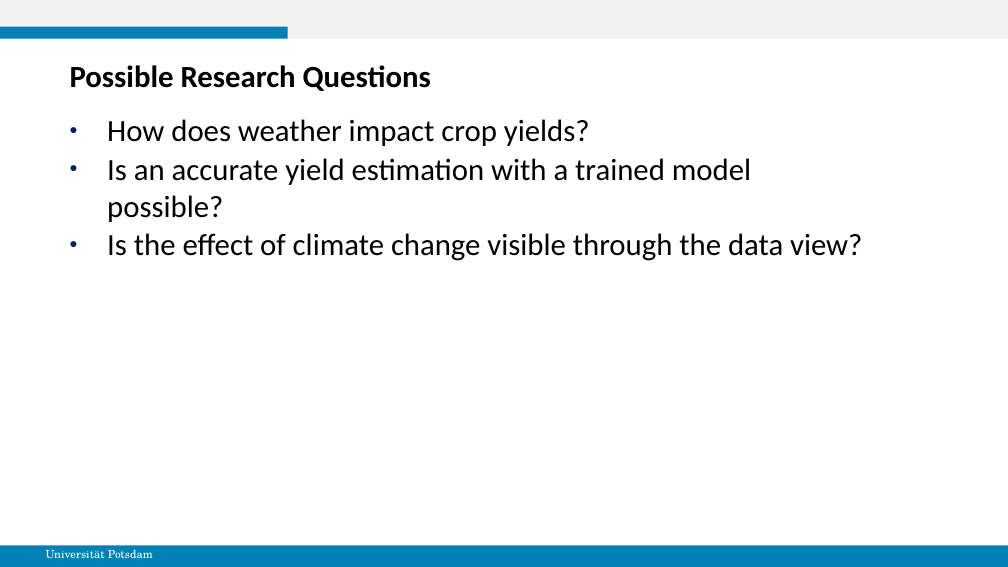
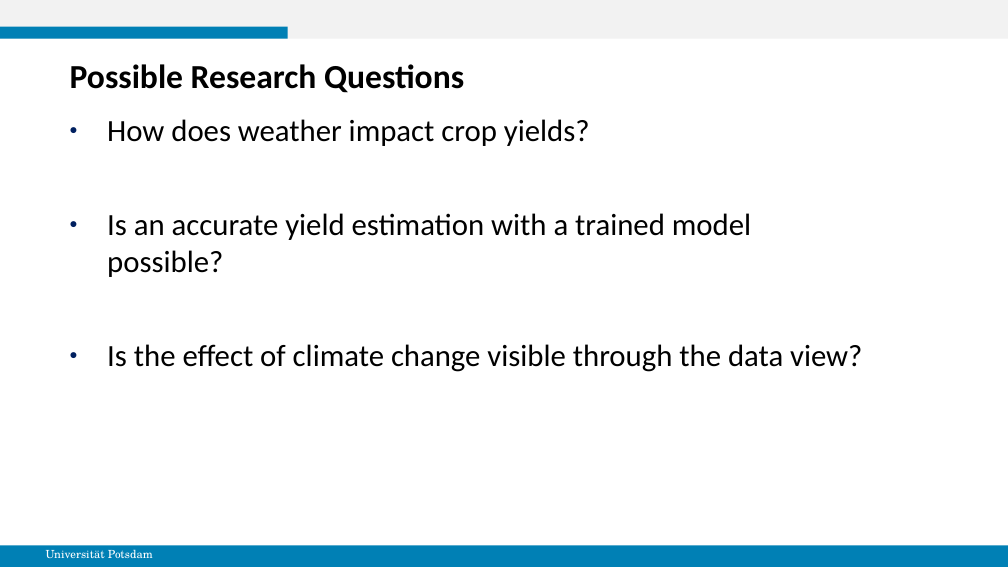
Before and after one commit to gespel/WoodProductionTrends, a slide deck: slide 4 of ProjektVorstellung.odp. Drawn at 1008x567 pixels with LibreOffice and Linux fonts; fonts in the diff are those of the drawing. Boxes give left, top, right and bottom in pixels: in the first picture for what was removed or moved away, otherwise in the second. Text is boxed around its words. In the diff, an @@ line names an element or a change of style, - is before the commit and + after.

```diff
--- a/ProjektVorstellung.odp
+++ b/ProjektVorstellung.odp
@@ title "Possible Research Questions" at (70, 64, 464, 93): size 22 to 24 pt @@
@@ text "How does weather impact crop ..." at (107, 119, 862, 372): more space between paragraphs @@
```
Also in this commit, not shown: 3 other slides changed, 1 slide added.
